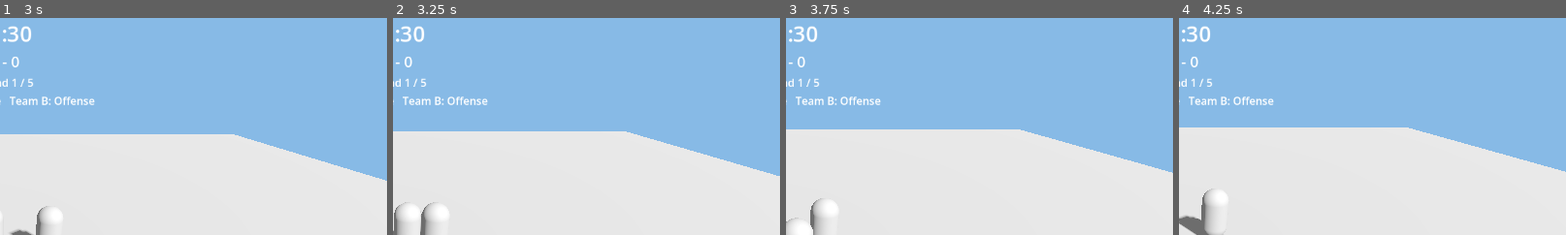
Above: before the commit, frames 1-4 (left to right).
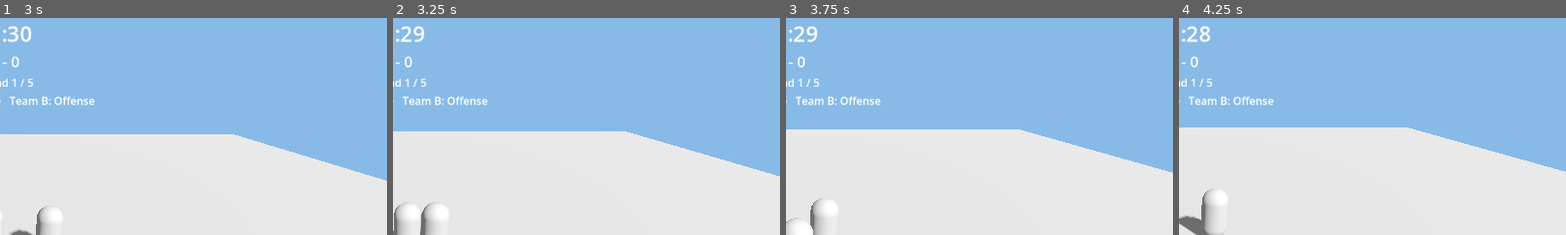
Above: after the commit, the same moments.

Repository: DOST-GameDEV/DOST-GameDev
Game: Godot game, scene res://scenes/ui/MainMenu.tscn
The game is run twice, just before and just after one commit, with the same random seed, the same clock (stepped at 60 frames per second) and the same inputs.
Inputs (mouse positions are % of the whole screen's width and height, from its top left):
- Up to frame 1 (3 s): click "Start" at 0.5 s; click (48, 59) at 1.27 s; type "12" at 1.35 s; click "Local Match (single PC)" at 2 s; tap Enter (bump_p2) at 2.75 s; hold D (move_right_p1) from 2.78 s (still down); tap Space (bump_p1) at 2.85 s
- Up to frame 2 (3.25 s): keep holding D (move_right_p1)
- Up to frame 3 (3.75 s): release D (move_right_p1) at 3.53 s; hold S (move_down_p1) from 3.53 s (still down); tap Enter (bump_p2) at 3.6 s
- Up to frame 4 (4.25 s): keep holding S (move_down_p1)
The pictures show only the part of the screen within x 49-99%, y 2-52%; the shares and areas given below are measured in that part.

Frame 1 is identical in both runs. In frame 2, 0.1% of the frame differs, in the area x 2-9%, y 4-12%; in frame 3, 0.1%; in frame 4, 0.2%.

Commit message:
Fix B-01: networked round/match start never fired on host
MatchManager._sync_round_started and _sync_match_won were @rpc("authority",
"call_remote", ...), so the host's own .rpc() call never ran the handler
locally. round_started/match_won never fired on the host, so
main.gd::_on_match_round_started never ran there, RoundManager.start_round()
(host-only) was never called by anyone, and a networked round could never
start or be won.

Switched both RPCs to call_local so the host's call now also runs its own
handler through the same path remote peers use. RoundManager.start_round()
and report_round_win() already guard on is_host(), so calling them from every
peer via the now-firing signal is a safe no-op on clients.

Checked off B-01 in docs/Dev_Plan.md and docs/Handoff.md.

Diff:
--- a/scripts/systems/match_manager.gd
+++ b/scripts/systems/match_manager.gd
@@ -53,10 +53,12 @@
 	else:
 		match_won.emit(winning_team)
 
-## Broadcast to every client (call_remote — host already applied this
-## directly above); mirrors the fields and re-fires the same signals so HUD
-## code doesn't need to know or care whether it's networked.
-@rpc("authority", "call_remote", "reliable")
+## Broadcast to every peer including the host itself (call_local — B-01: this
+## was call_remote, which meant the host, as sender, never ran its own
+## handler, so round_started/match_won never fired locally and nothing ever
+## started a networked round); mirrors the fields and re-fires the same
+## signals so HUD code doesn't need to know or care whether it's networked.
+@rpc("authority", "call_local", "reliable")
 func _sync_round_started(new_round_number: int, new_team_a_is_can: bool, new_team_a_wins: int, new_team_b_wins: int) -> void:
 	round_number = new_round_number
 	team_a_is_can = new_team_a_is_can
@@ -64,7 +66,7 @@
 	team_b_wins = new_team_b_wins
 	round_started.emit(round_number, team_a_is_can)
 
-@rpc("authority", "call_remote", "reliable")
+@rpc("authority", "call_local", "reliable")
 func _sync_match_won(winning_team: int, new_team_a_wins: int, new_team_b_wins: int) -> void:
 	team_a_wins = new_team_a_wins
 	team_b_wins = new_team_b_wins
Not shown, changed: docs/Dev_Plan.md
Not shown, changed: docs/Handoff.md
